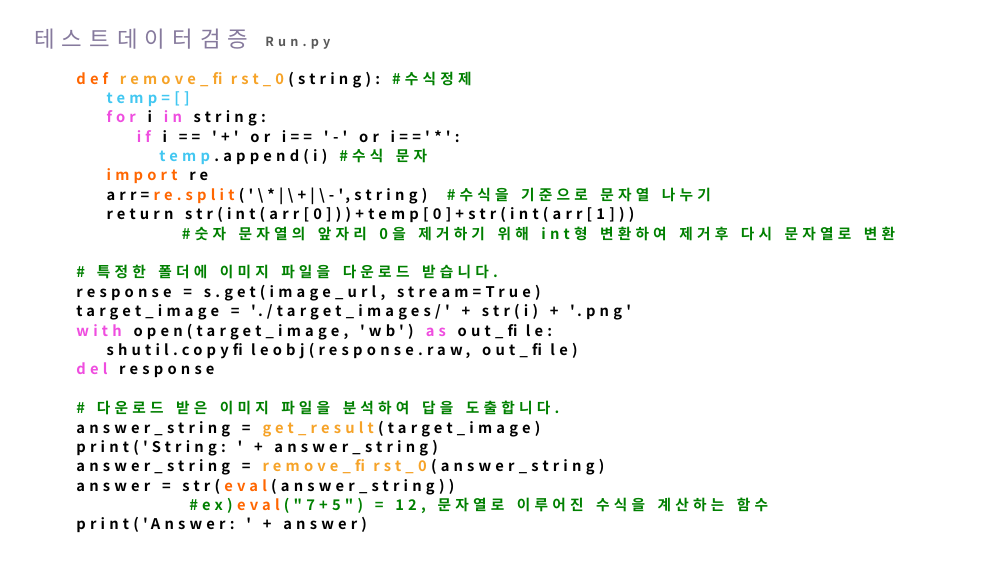
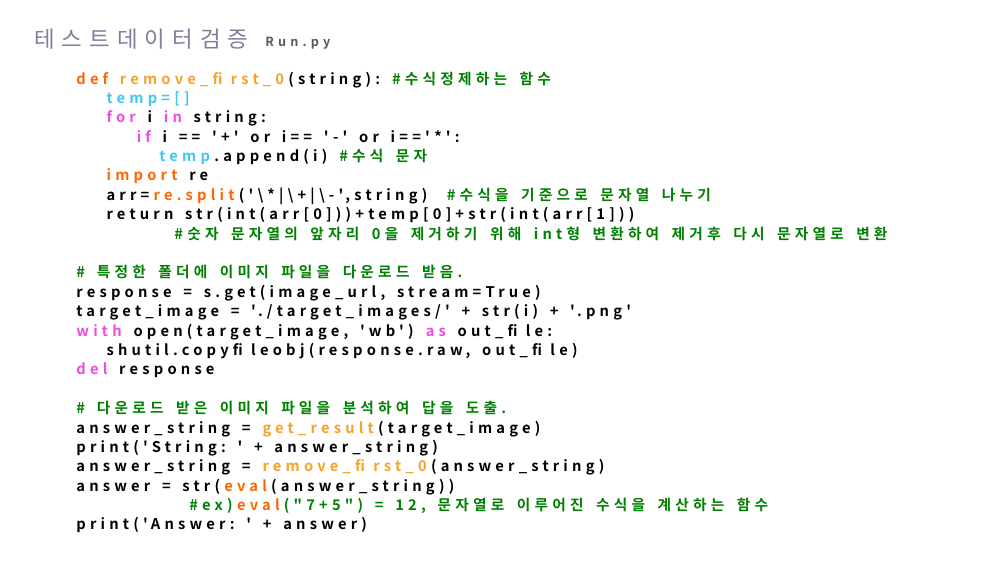
Before and after one commit to hanYijin/portfolio_2021, a slide deck: slide 17 of python데이터 분석과 이미지처리.pptx. Drawn at 1008x567 pixels with LibreOffice and Linux fonts; fonts in the diff are those of the drawing. Boxes give left, top, right and bottom in pixels: in the first picture for what was removed or moved away, otherwise in the second. Text is boxed around its words. In the diff, an @@ line names an element or a change of style, - is before the commit and + after.

```diff
--- a/python데이터 분석과 이미지처리.pptx
+++ b/python데이터 분석과 이미지처리.pptx
@@ text at bbox=[275, 71, 551, 86]: text changed @@
-def remove_first_0(string): #수식정제
+def remove_first_0(string): #수식정제하는 함수
@@ text at bbox=[97, 264, 463, 279]: text changed @@
-# 특정한 폴더에 이미지 파일을 다운로드 받습니다.
+# 특정한 폴더에 이미지 파일을 다운로드 받음.
@@ text at bbox=[97, 399, 507, 418]: text changed @@
-# 다운로드 받은 이미지 파일을 분석하여 답을 도출합니다.
+# 다운로드 받은 이미지 파일을 분석하여 답을 도출.
```
Also in this commit, not shown: 11 other slides changed, 14 other files.
